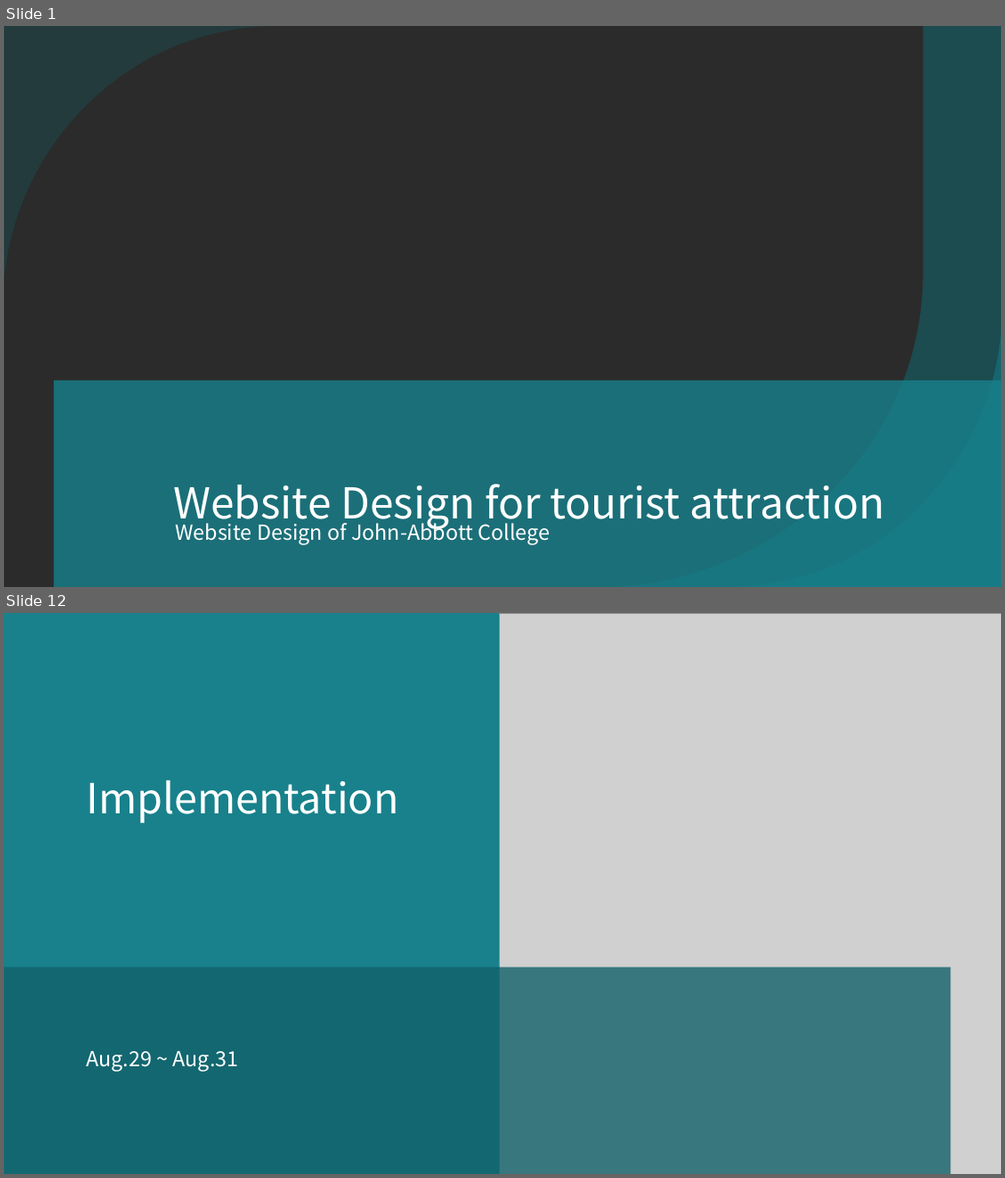
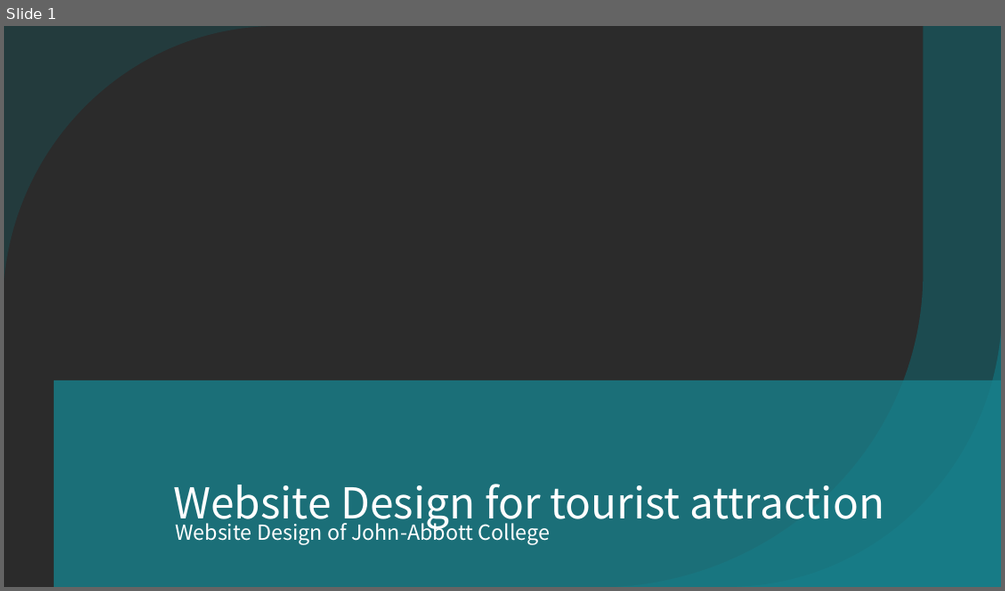
Before and after one commit to MikentGuo/Project_Tour, a slide deck: docs/Website Design for tourist attraction.pptx. Shown one above the other, each under a label of ours: slides 1 and 12 before the commit, slide 1 after it; the slides between them are not shown. The pictures are 1005x1178 and 1005x591 pixels, drawn with LibreOffice and Linux fonts; fonts in the diff are those of the drawing; grey boxes stand for pictures; background and template pictures are left out; a plain dark background stands for a picture behind light text. Boxes give left, top, right and bottom in pixels: in the first picture for what was removed or moved away, otherwise in the second. Text is boxed around its words. In the diff, an @@ line names an element or a change of style, - is before the commit and + after.

```diff
--- a/docs/Website Design for tourist attraction.pptx
+++ b/docs/Website Design for tourist attraction.pptx
@@ slide 12 removed at bbox=[4, 613, 1001, 1174], background #FFFFFF; not listed: 1 template element that a slide beside it also shows @@
@@ rectangle removed at bbox=[4, 613, 1001, 1174] @@
@@ picture removed at bbox=[500, 613, 1001, 1174] @@
@@ title removed at bbox=[86, 780, 398, 823] @@
-Implementation
@@ subtitle removed at bbox=[4, 966, 951, 1174] @@
-Aug.29 ~ Aug.31
```
Also in this commit, not shown: 12 slides changed, 1 slide added.
